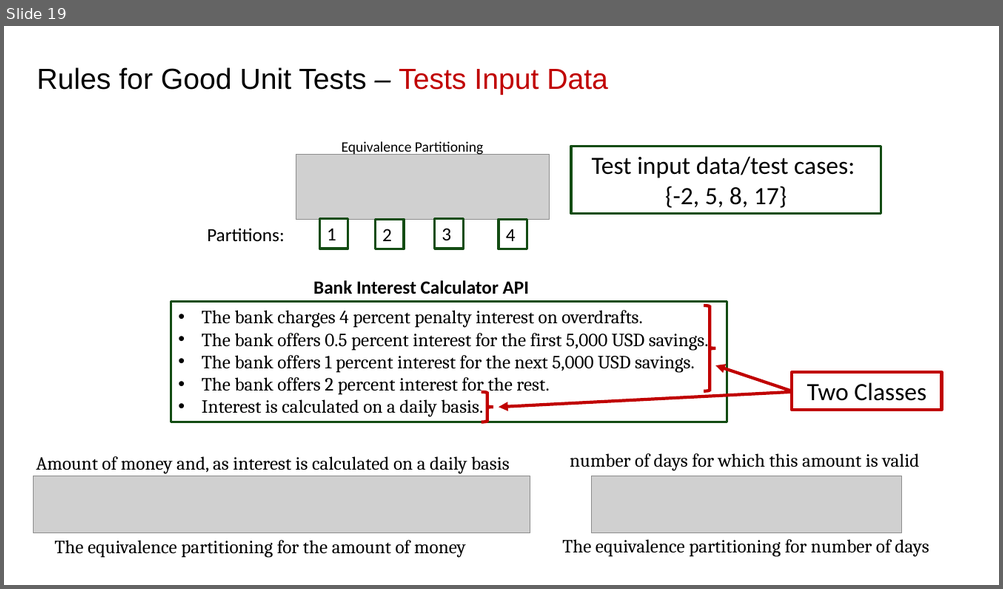
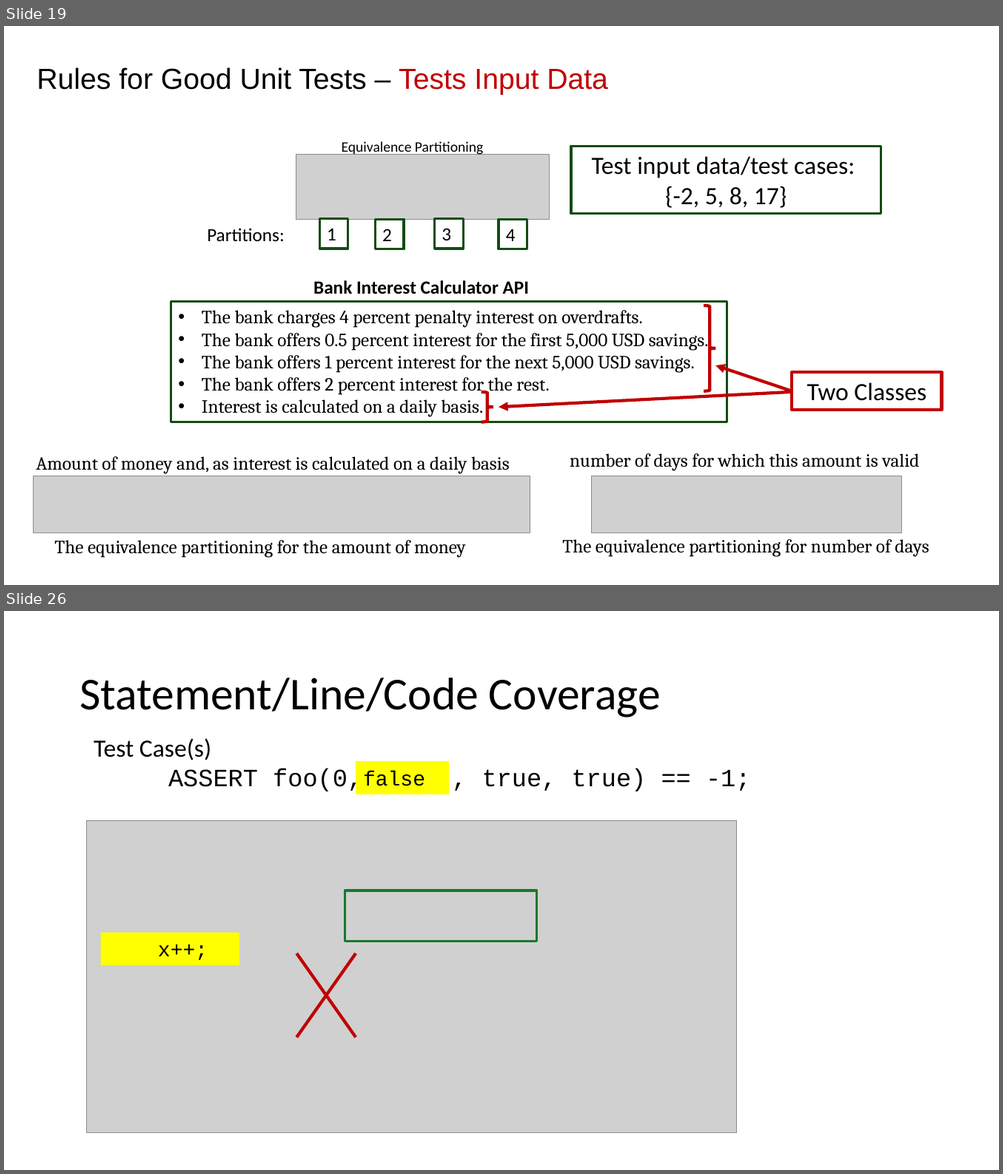
Before and after one commit to johnxu21/johnxu21.github.io, a slide deck: teaching/CS472-Spring2023/Timetable/Software_Testing.pptx. Shown one above the other, each under a label of ours: slide 19 before the commit, slides 19 and 26 after it; the slides between them are not shown. The pictures are 1003x589 and 1003x1174 pixels, drawn with LibreOffice and Linux fonts; fonts in the diff are those of the drawing; grey boxes stand for pictures. Boxes give left, top, right and bottom in pixels: in the first picture for what was removed or moved away, otherwise in the second. Text is boxed around its words. In the diff, an @@ line names an element or a change of style, - is before the commit and + after.

```diff
--- a/teaching/CS472-Spring2023/Timetable/Software_Testing.pptx
+++ b/teaching/CS472-Spring2023/Timetable/Software_Testing.pptx
@@ slide 26 added at [4, 611, 999, 1170], background #FFFFFF @@
@@ title added at [79, 678, 660, 718], 44 pt, text #000000 @@
+Statement/Line/Code Coverage
@@ text added at [94, 738, 751, 794], 24 pt, text #000000 @@
+Test Case(s)
+ASSERT foo(0, true,, true, true) == -1;
@@ rectangle added at [356, 762, 448, 795], fill #FFFF00, outline #FFFF00 0.75 pt, 20 pt, text #000000 @@
+false
@@ picture added at [86, 820, 737, 1133] @@
@@ group added at [101, 891, 537, 1038]: 2 lines, 1 rectangle, 1 picture @@
+x++;
```
Also in this commit, not shown: 4 slides changed, 12 other slides added, 1 slide removed, 3 other files.
